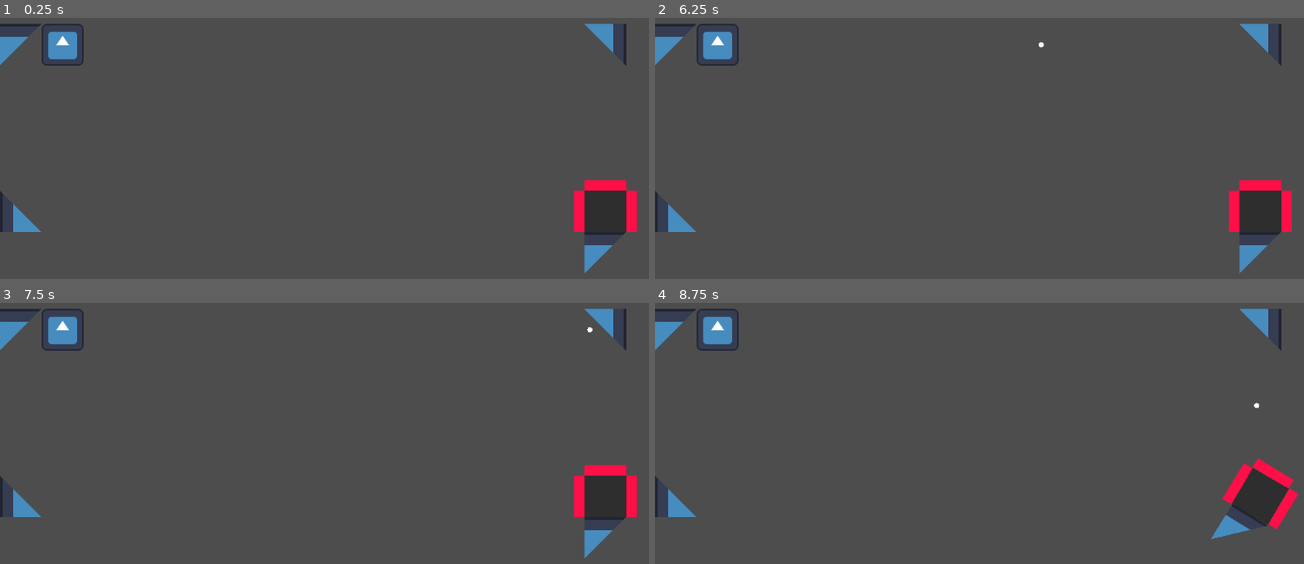
Above: before the commit, frames 1-4 (two rows, left to right).
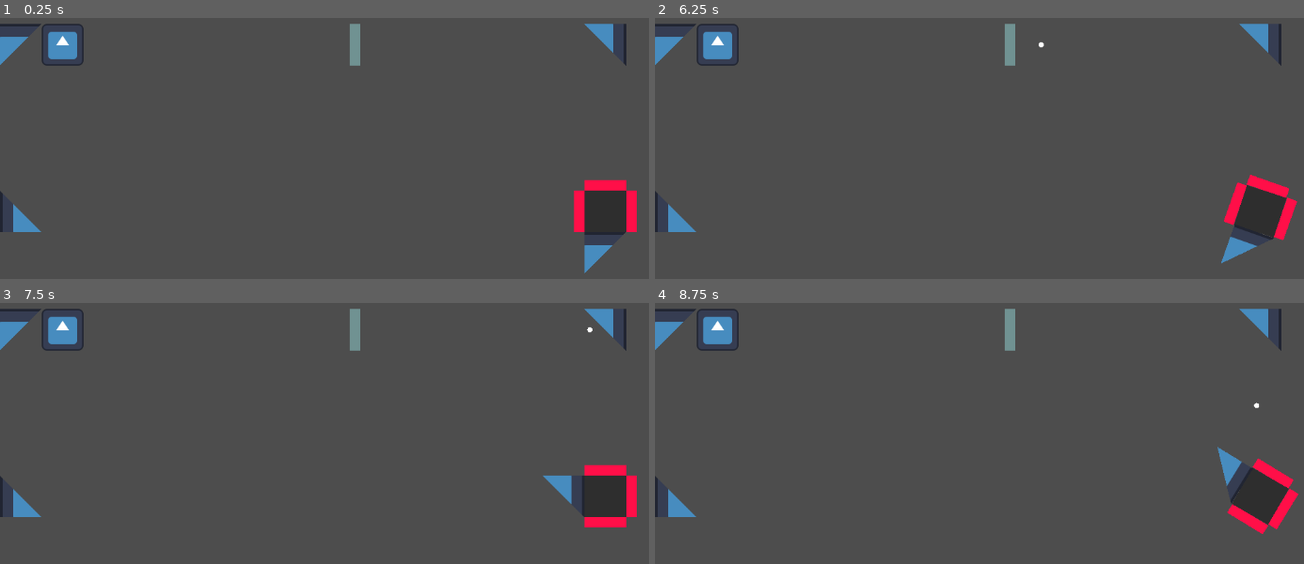
Above: after the commit, the same moments.

Repository: Username4D/signal_quest
Game: Godot game, scene res://scenes/gameplay_view.tscn
Same seed, same stepped clock (60 frames per second), same inputs: the game is played once before the commit and once after it. The project has no main scene, so this scene is started directly. The engine's default icon, where the game draws it, is replaced by a stand-in: a white triangle on a blue panel in a dark square.
Inputs:
- Up to frame 1 (0.25 s): no input
- Up to frame 2 (6.25 s): tap Enter at 0.5, 2, 3.5 s; tap Space at 1.25, 2.75, 4.25 s
- Up to frame 3 (7.5 s): no input
- Up to frame 4 (8.75 s): no input

The runs differ from the first frame. In frame 1, 0.3% of the frame differs, in the area x 53-56%, y 2-19%; in frame 2, 1.3%; in frame 3, 1.3%; in frame 4, 1.3%, in the area x 53-95%, y 2-91%.

Commit message:
added gated button

Diff:
--- a/project.godot
+++ b/project.godot
@@ -21,6 +21,7 @@
 
 wall_angled=""
 button=""
+signal=""
 
 [input]
 
--- a/scenes/gameplay_view.tscn
+++ b/scenes/gameplay_view.tscn
@@ -1,9 +1,10 @@
-[gd_scene load_steps=5 format=3 uid="uid://dtrnsgpe5umma"]
+[gd_scene load_steps=6 format=3 uid="uid://dtrnsgpe5umma"]
 
 [ext_resource type="PackedScene" uid="uid://ca8af6w4i2btf" path="res://scenes/signal_emitter.tscn" id="1_opx44"]
 [ext_resource type="PackedScene" uid="uid://dw036t4flpb1t" path="res://scenes/wall_angled.tscn" id="3_a4xli"]
 [ext_resource type="PackedScene" uid="uid://x4u5d6vrkaax" path="res://scenes/rotator.tscn" id="4_7nf73"]
 [ext_resource type="PackedScene" uid="uid://dy21vot1yevtm" path="res://scenes/button.tscn" id="4_a4xli"]
+[ext_resource type="PackedScene" uid="uid://c5tn4jb8djnn5" path="res://scenes/gated_button.tscn" id="5_7nf73"]
 
 [node name="gameplay_view" type="Node2D"]
 
@@ -46,3 +47,7 @@
 [node name="wall_angled4" parent="." instance=ExtResource("3_a4xli")]
 position = Vector2(928, 416)
 rotation = 4.712389
+
+[node name="gated_button" parent="." node_paths=PackedStringArray("Target") instance=ExtResource("5_7nf73")]
+position = Vector2(544, 96)
+Target = NodePath("../rotator")
--- /dev/null
+++ b/scenes/gated_button.tscn
@@ -0,0 +1,22 @@
+[gd_scene load_steps=4 format=3 uid="uid://c5tn4jb8djnn5"]
+
+[ext_resource type="Script" uid="uid://d1ids7ksmtjgr" path="res://scripts/gated_button.gd" id="1_4osu0"]
+
+[sub_resource type="RectangleShape2D" id="RectangleShape2D_bsppj"]
+size = Vector2(16, 64)
+
+[sub_resource type="QuadMesh" id="QuadMesh_5v3jf"]
+size = Vector2(0.25, 1)
+
+[node name="gated_button" type="Area2D"]
+script = ExtResource("1_4osu0")
+
+[node name="CollisionShape2D" type="CollisionShape2D" parent="."]
+shape = SubResource("RectangleShape2D_bsppj")
+
+[node name="MeshInstance2D" type="MeshInstance2D" parent="."]
+self_modulate = Color(0.6627451, 1, 1, 0.3882353)
+scale = Vector2(64, 64)
+mesh = SubResource("QuadMesh_5v3jf")
+
+[connection signal="body_entered" from="." to="." method="_on_body_entered"]
--- a/scenes/signal.tscn
+++ b/scenes/signal.tscn
@@ -9,7 +9,7 @@
 radius = 4.0
 height = 8.0
 
-[node name="signal" type="CharacterBody2D"]
+[node name="signal" type="CharacterBody2D" groups=["signal"]]
 script = ExtResource("1_f0cn2")
 
 [node name="CollisionShape2D" type="CollisionShape2D" parent="."]
--- /dev/null
+++ b/scripts/gated_button.gd
@@ -0,0 +1,8 @@
+extends Area2D
+
+
+@export var Target: Node
+
+func _on_body_entered(body: Node2D) -> void:
+	if body.is_in_group("signal") and Target:
+		Target.press()
Not shown, added: scripts/gated_button.gd.uid
